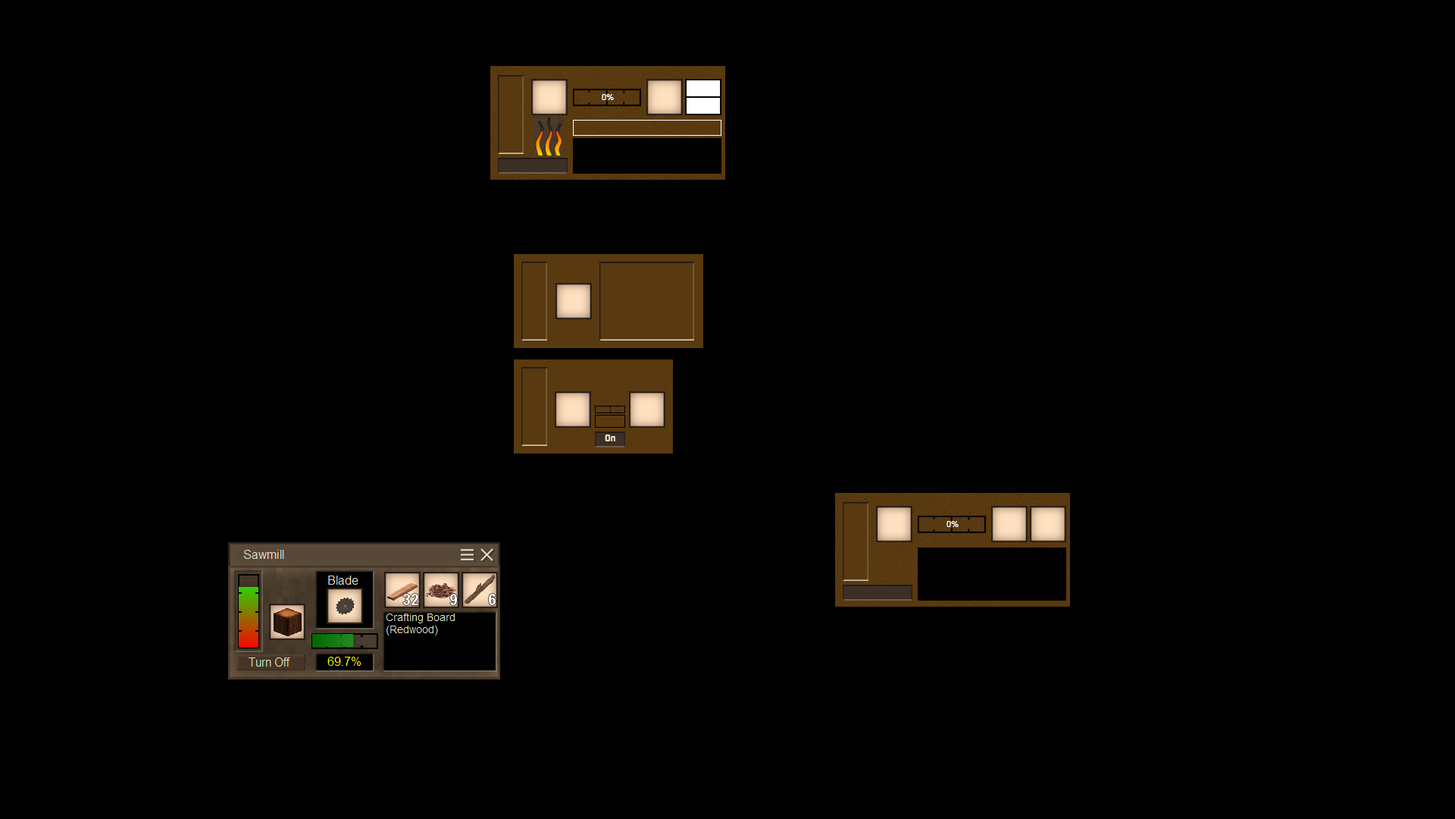
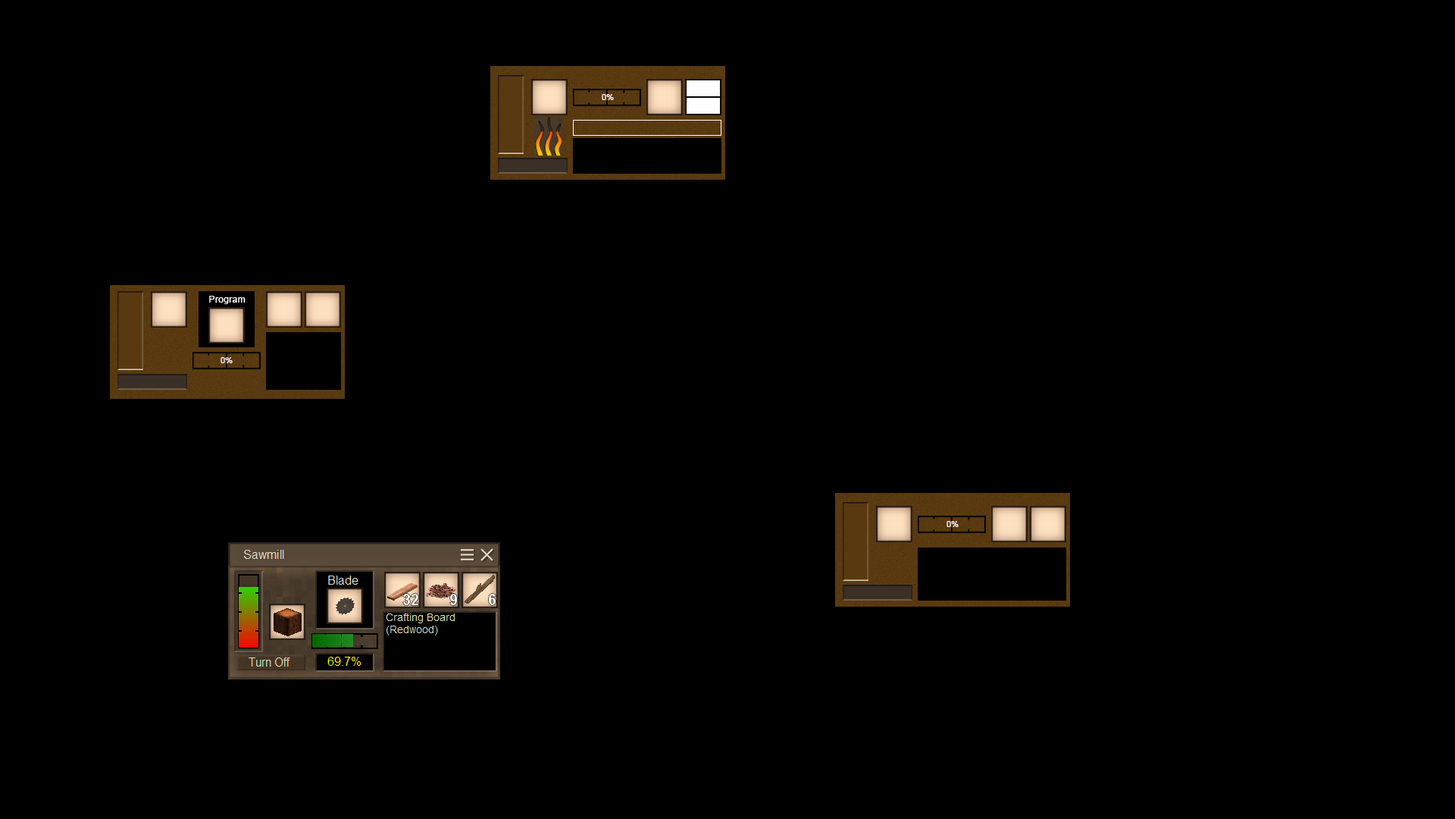
The second 1455×819 image is a revision of the first. Changes to its layers:
hid group "TestGenGui" (4 layers) over [513, 253, 704, 348]
hid group "TestMachGui" (8 layers) over [513, 359, 674, 454]
added group "CNCGui" with 15 layers above "MetalPressGUI" over [109, 285, 345, 399]
added layer "EnableBtn copy" (1st of 2, in "CNCGui") in group "CNCGui" over [117, 373, 188, 390]
added layer "HProgress2" (1st of 2, in "CNCGui") in group "CNCGui" over [192, 351, 261, 370]
added layer "PowerLevel copy" (1st of 2, in "CNCGui") in group "CNCGui" over [117, 291, 144, 370]
added layer "ItemSlot copy" (1st of 2, in "CNCGui") in group "CNCGui" over [150, 291, 188, 328]
added layer "ItemSlot copy 2" (1st of 2, in "CNCGui") in group "CNCGui" over [208, 306, 245, 344]
added layer "ItemSlot copy 3" (1st of 2, in "CNCGui") in group "CNCGui" over [266, 291, 303, 328]
added layer "ItemSlot copy 4" (1st of 2, in "CNCGui") in group "CNCGui" over [304, 291, 342, 328]
added layer "Program" in group "CNCGui" over [209, 295, 246, 304]
added layer "MoldSlotInset" (1st of 2, in "CNCGui") in group "CNCGui" over [208, 295, 246, 344]
added layer "0%" (1st of 2, in "CNCGui") in group "CNCGui" over [220, 357, 233, 364]
added layer "Background" (1st of 3, in "CNCGui") in group "CNCGui" over [109, 285, 345, 399]
